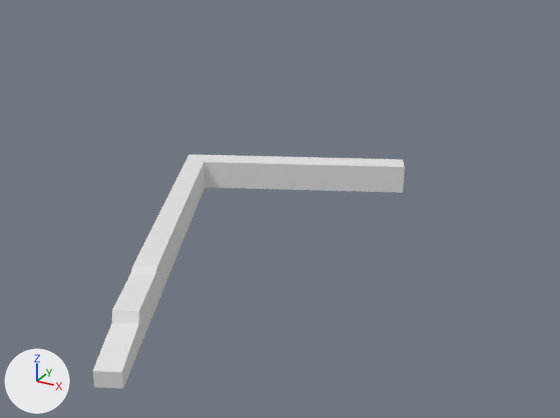
The glTF model content/proxies/UN_Tempio_1.glb, before and after one commit.
Both versions are drawn from a 50 mm camera at (164.6, 459.6, 698.4) aimed at (136.0, 511.7, 672.4). The axes (+X, +Y, +Z) are drawn at lower left. The lights are the same throughout. Where no turn or scale is listed for an object, it has been applied to the vertices. Vertices at the same position are counted once.

The first picture shows 'UN_Tempio_1'.
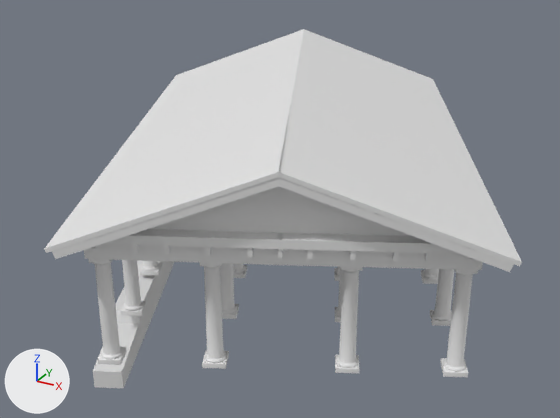
The change, as JSON lines over the scene's bpy script:
```json
{"block": "me_cube_003", "where": "# used by ob_un_tempio_1; location = (133.08, 493.0, 667.12)"}
{"op": "remove", "block": "me_cube_003", "code": "me_cube_003.from_pydata(...)  # 32 vertices, 60 faces; spans x -17.0..5.6, y -1.3..43.6, z -1.0..2.0"}
{"op": "add", "block": "me_cube_003", "code": "me_cube_003.from_pydata(...)  # 7784 vertices, 14360 faces; spans x -17.8..24.7, y -4.5..44.8, z -1.0..16.2"}
{"block": "me_cube_003", "change": "me_cube_003 part 1: 7752 vertices added at x -17.8..24.7, y -4.5..44.8, z 2.0..16.2"}
{"block": "me_cube_003", "change": "me_cube_003 part 2: the surface is now shaded smooth"}
```

Location of each change, (x1, y1, x2, y2) in pixels of the pictures (560 x 418 px):
```json
{"object": "UN_Tempio_1", "change": "reshaped", "before": [93, 154, 405, 388], "after": [44, 29, 522, 388], "on screen": "53% wider, 53% taller"}
{"part": 1, "of": "me_cube_003", "change": "added", "after": [44, 29, 522, 377]}
```
